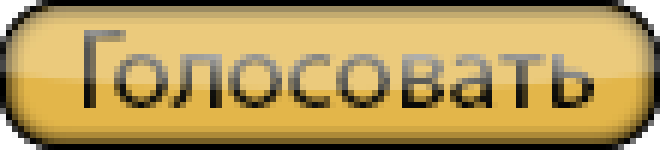
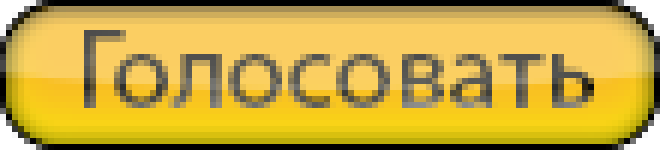
Layer changes from the first 660px x 150px image to the second:
pixels changed over (x1=6, y1=6, x2=654, y2=144) (layer not identified)
